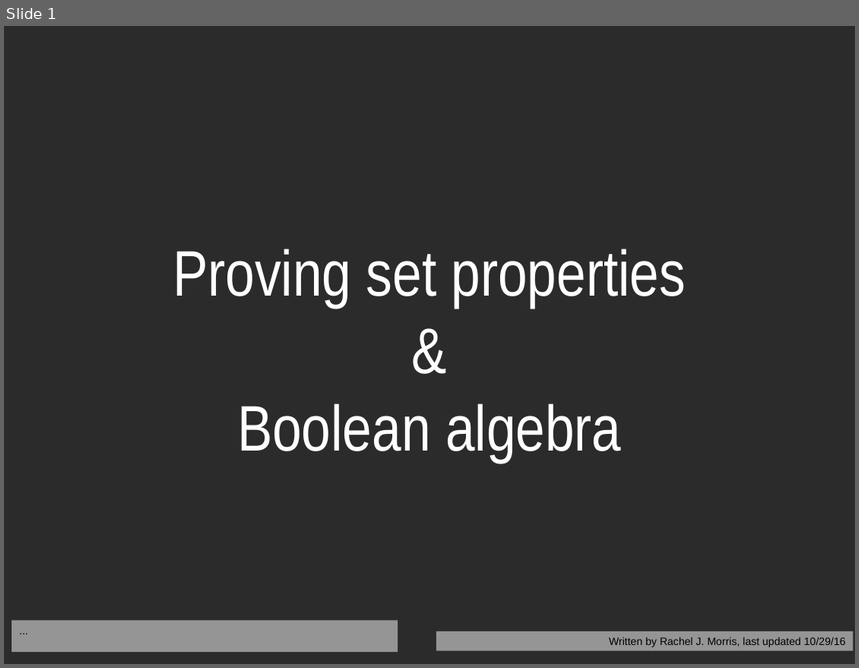
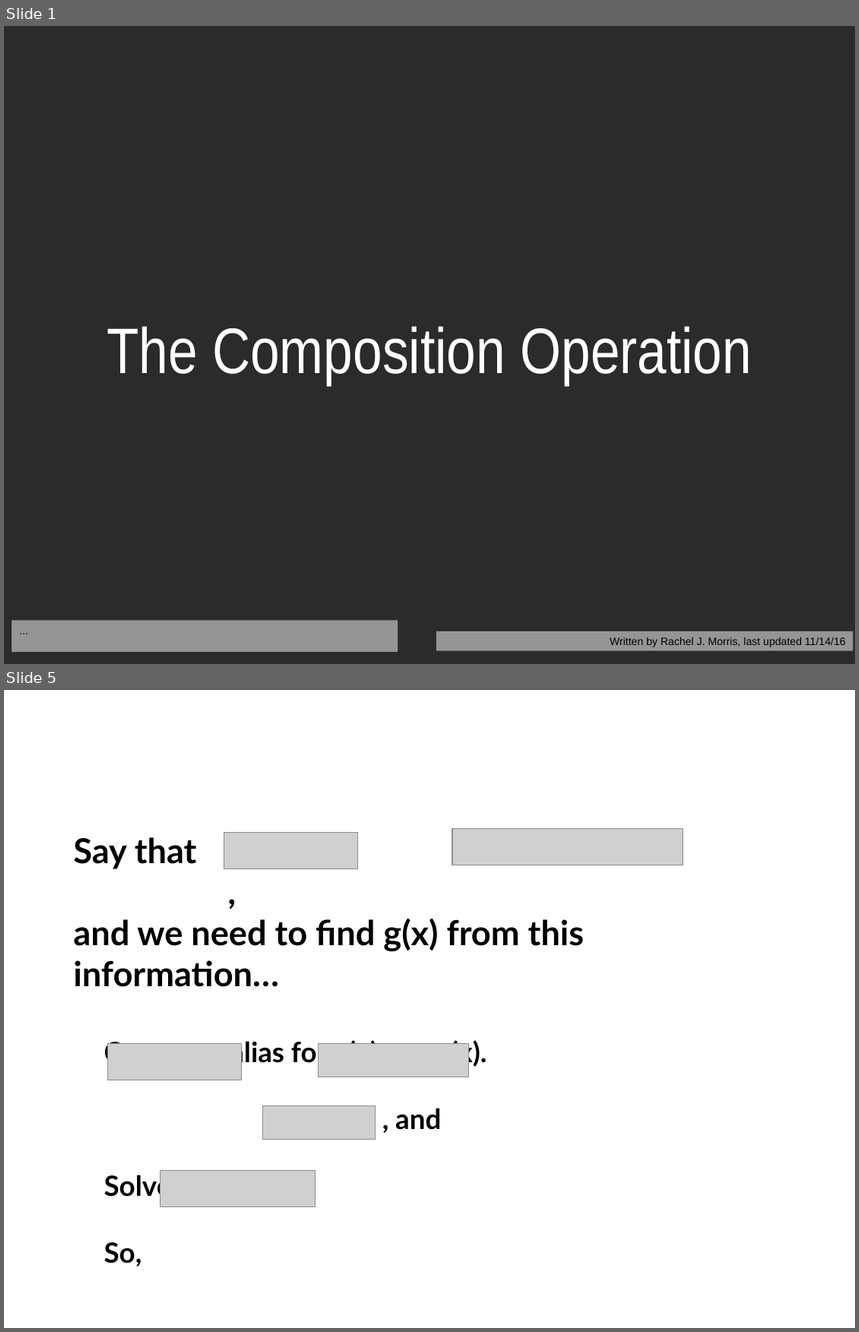
Before and after one commit to nguyenchithien/CS210-Discrete-Structures, a slide deck: Lectures/Lecture Slides 4.2.odp. Shown one above the other, each under a label of ours: slide 1 before the commit, slides 1 and 5 after it; the slides between them are not shown. The pictures are 859x668 and 859x1332 pixels, drawn with LibreOffice and Linux fonts; fonts in the diff are those of the drawing; grey boxes stand for pictures; background and template pictures are left out; a plain dark background stands for a picture behind light text. Boxes give left, top, right and bottom in pixels: in the first picture for what was removed or moved away, otherwise in the second. Text is boxed around its words. In the diff, an @@ line names an element or a change of style, - is before the commit and + after.

```diff
--- a/Lectures/Lecture Slides 4.2.odp
+++ b/Lectures/Lecture Slides 4.2.odp
@@ slide 5 added at [4,690,855,1328], background picture (left out) @@
@@ title added at [47,716,813,822], 60 pt, text #FFFFFF @@
+Compositions
@@ text added at [73,837,593,1267], 32 pt, text #000000, bold @@
+Say that and ,
+and we need to find g(x) from this information…
+1) Create an alias for g(x): a = g(x).
+2) , and
+3) Solve for a
+4) So,
@@ picture added at [224,832,357,869] @@
@@ picture added at [452,829,683,866] @@
@@ picture added at [108,1043,242,1080] @@
@@ picture added at [319,1043,469,1078] @@
@@ picture added at [262,1106,376,1141] @@
@@ picture added at [160,1171,316,1208] @@
@@ slide 1 changed as well @@
@@ title at [107,326,752,385]: text changed @@
-Proving set properties
-&
-Boolean algebra
+The Composition Operation
@@ text in rectangle at [610,638,846,648]: text changed @@
-Written by Rachel J. Morris, last updated 10/29/16
+Written by Rachel J. Morris, last updated 11/14/16
```
Also in this commit, not shown: 10 other slides added, 26 slides removed, 3 other files.
